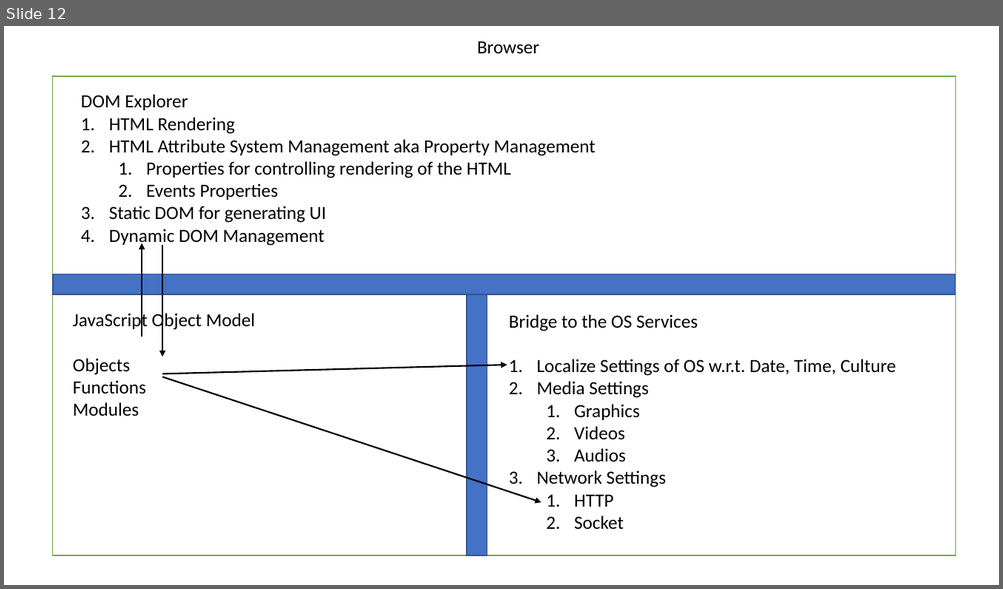
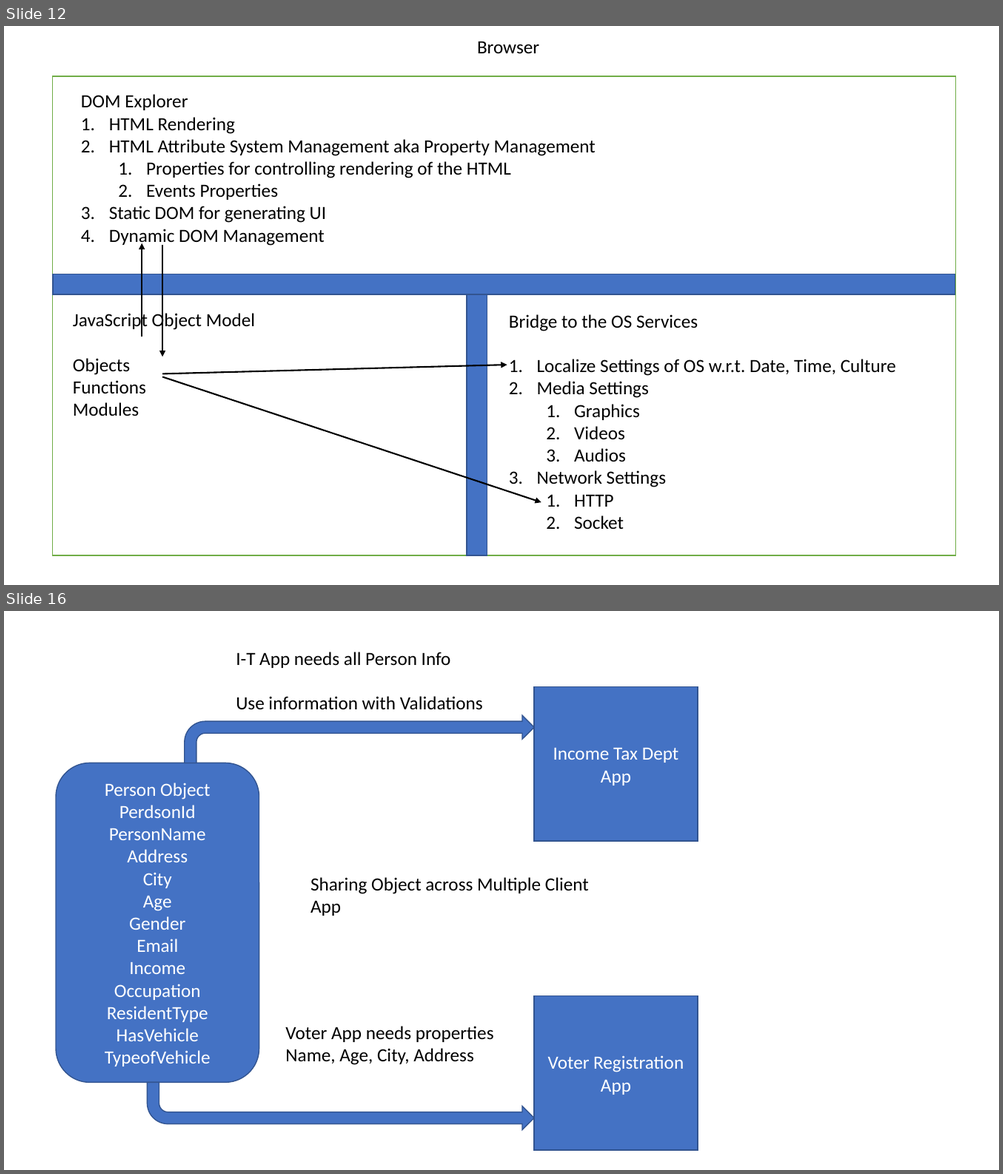
Before and after one commit to maheshsabnis/blazemarch2021, a slide deck: SpotPPTs.pptx. Shown one above the other, each under a label of ours: slide 12 before the commit, slides 12 and 16 after it; the slides between them are not shown. The pictures are 1003x589 and 1003x1174 pixels, drawn with LibreOffice and Linux fonts; fonts in the diff are those of the drawing. Boxes give left, top, right and bottom in pixels: in the first picture for what was removed or moved away, otherwise in the second. Text is boxed around its words. In the diff, an @@ line names an element or a change of style, - is before the commit and + after.

```diff
--- a/SpotPPTs.pptx
+++ b/SpotPPTs.pptx
@@ slide 16 added at box(4, 611, 999, 1170), background #FFFFFF @@
@@ text added at box(236, 652, 483, 710), 18 pt, text #000000 @@
+I-T App needs all Person Info
+Use information with Validations
@@ rectangle added at box(534, 687, 697, 842), fill #4472C4, outline #325491 1 pt, 18 pt, text #FFFFFF @@
+Income Tax Dept App
@@ bent arrow added at box(185, 715, 535, 763), fill #4472C4, outline #325491 1 pt @@
@@ rounded rectangle added at box(57, 763, 259, 1083), fill #4472C4, outline #325491 1 pt, 18 pt, text #FFFFFF @@
+Person Object
+PerdsonId
+PersonName
+Address
+City
+Age
+Gender
+Email
+Income
+Occupation
+ResidentType
+HasVehicle
+TypeofVehicle
@@ text added at box(310, 877, 589, 916), 18 pt, text #000000 @@
+Sharing Object across Multiple Client App
@@ rectangle added at box(534, 997, 697, 1151), fill #4472C4, outline #325491 1 pt, 18 pt, text #FFFFFF @@
+Voter Registration App
@@ text added at box(285, 1026, 494, 1065), 18 pt, text #000000 @@
+Voter App needs properties
+Name, Age, City, Address
@@ bent arrow added at box(148, 1082, 535, 1130), fill #4472C4, outline #325491 1 pt @@
```
Also in this commit, not shown: 7 other slides added, 30 other files.
